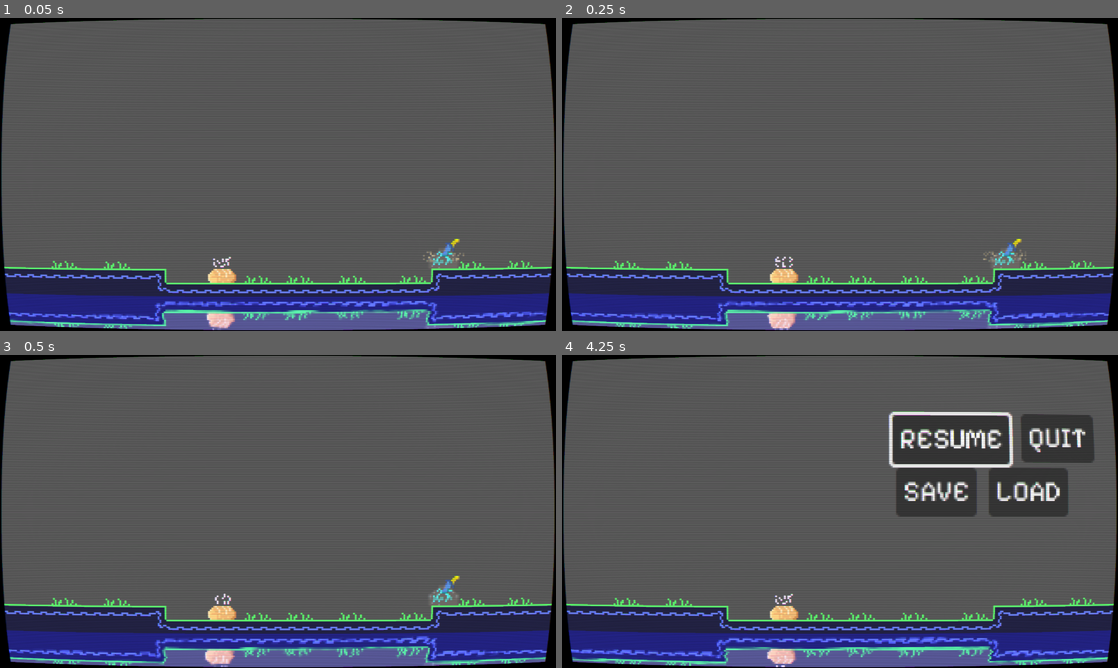
Above: before the commit, frames 1-4 (two rows, left to right).
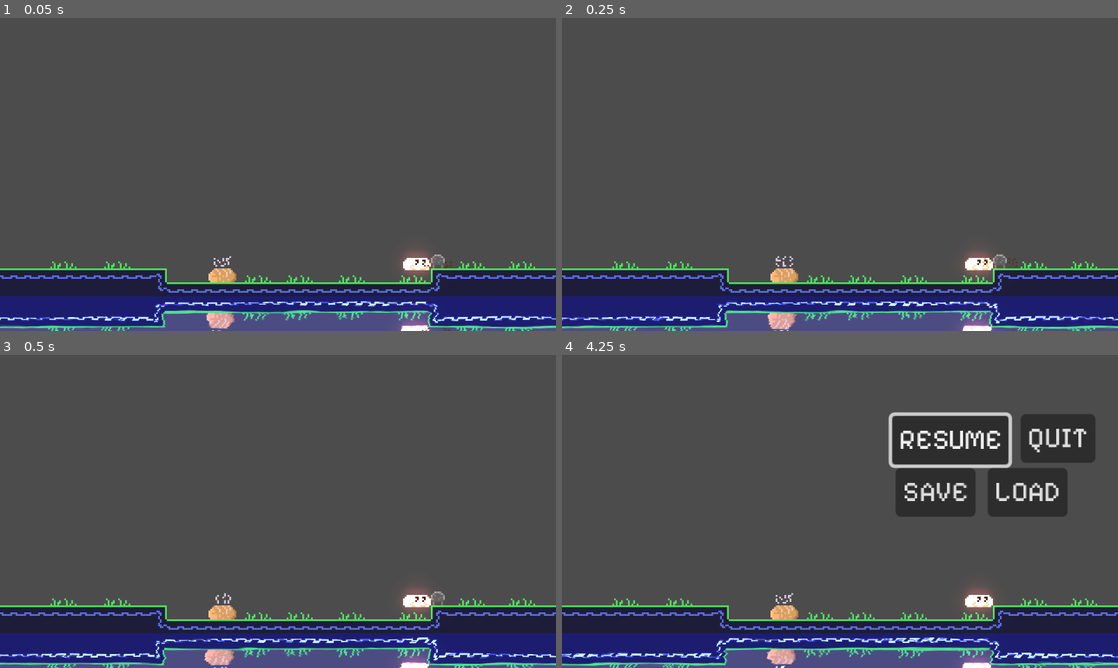
Above: after the commit, the same moments.

Repository: MrDoofer/Breadu
Game: Godot game, scene res://Scenes/game.tscn
The game is run twice, just before and just after one commit, with the same random seed, the same clock (stepped at 60 frames per second) and the same inputs.
Inputs:
- Up to frame 1 (0.05 s): no input
- Up to frame 2 (0.25 s): no input
- Up to frame 3 (0.5 s): no input
- Up to frame 4 (4.25 s): hold E (Interact) 0.53-1.28 s; hold Right (Right) 0.53-2.03 s; tap Space (Jump) at 0.77, 1.52, 3.02, 3.77 s; tap E (Interact) at 1.35, 2.85 s; hold Left (Left) 2.03-2.78 s; hold E (Interact) 2.03-2.78 s; hold Right (Right) from 2.78 s (still down); hold E (Interact) from 3.53 s (still down); tap Escape (Pause) at 4.15 s

The runs differ from the first frame. In frame 1, 18% of the frame differs, in the area x 0-100%, y 0-100%; in frame 2, 18%; in frame 3, 18%; in frame 4, 20%.

Commit message:
rimlighting wooo

Diff:
--- a/Scenes/E.tscn
+++ b/Scenes/E.tscn
@@ -1,8 +1,10 @@
-[gd_scene load_steps=2 format=3 uid="uid://bepnsbr1fiib3"]
+[gd_scene load_steps=3 format=3 uid="uid://bepnsbr1fiib3"]
 
 [ext_resource type="Texture2D" uid="uid://cea6igsbi3f24" path="res://sprites/e.png" id="1_m6xi2"]
+[ext_resource type="Script" uid="uid://ra6wchhkq6xk" path="res://Scenes/e.gd" id="1_wxpof"]
 
 [node name="Node2D" type="Node2D"]
+script = ExtResource("1_wxpof")
 
 [node name="E" type="Sprite2D" parent="."]
 position = Vector2(8, 8)
--- a/Scenes/burbur.tscn
+++ b/Scenes/burbur.tscn
@@ -1,83 +1,61 @@
-[gd_scene load_steps=10 format=3 uid="uid://d32gkh7jhof5a"]
+[gd_scene load_steps=8 format=3 uid="uid://d32gkh7jhof5a"]
 
 [ext_resource type="Script" uid="uid://cowwamh8lf0jc" path="res://Scripts/burbur.gd" id="1_m5udg"]
-[ext_resource type="Texture2D" uid="uid://cat00n03vwlad" path="res://sprites/BurBur + extras.png" id="2_eyix0"]
+[ext_resource type="Texture2D" uid="uid://doeddnvmhmt3l" path="res://sprites/Rock.png" id="2_7n0wo"]
 
-[sub_resource type="AtlasTexture" id="AtlasTexture_uhrs3"]
-atlas = ExtResource("2_eyix0")
-region = Rect2(0, 0, 16, 16)
+[sub_resource type="AtlasTexture" id="AtlasTexture_ds8ke"]
+atlas = ExtResource("2_7n0wo")
+region = Rect2(8, 0, 8, 8)
 
-[sub_resource type="AtlasTexture" id="AtlasTexture_10ye2"]
-atlas = ExtResource("2_eyix0")
-region = Rect2(16, 0, 16, 16)
+[sub_resource type="AtlasTexture" id="AtlasTexture_iok6u"]
+atlas = ExtResource("2_7n0wo")
+region = Rect2(16, 0, 8, 8)
 
-[sub_resource type="AtlasTexture" id="AtlasTexture_2ley3"]
-atlas = ExtResource("2_eyix0")
-region = Rect2(32, 0, 16, 16)
+[sub_resource type="AtlasTexture" id="AtlasTexture_7n0wo"]
+atlas = ExtResource("2_7n0wo")
+region = Rect2(0, 0, 8, 8)
 
-[sub_resource type="SpriteFrames" id="SpriteFrames_n1de0"]
+[sub_resource type="SpriteFrames" id="SpriteFrames_7n0wo"]
 animations = [{
 "frames": [{
 "duration": 1.0,
-"texture": SubResource("AtlasTexture_uhrs3")
+"texture": SubResource("AtlasTexture_ds8ke")
+}, {
+"duration": 1.0,
+"texture": SubResource("AtlasTexture_iok6u")
 }],
 "loop": true,
-"name": &"Idle",
+"name": &"Walking",
 "speed": 5.0
 }, {
 "frames": [{
 "duration": 1.0,
-"texture": SubResource("AtlasTexture_10ye2")
-}, {
-"duration": 1.0,
-"texture": SubResource("AtlasTexture_2ley3")
-}],
-"loop": true,
-"name": &"Walking",
-"speed": 5.0
-}]
-
-[sub_resource type="RectangleShape2D" id="RectangleShape2D_38r7d"]
-size = Vector2(18.3334, 27.439)
-
-[sub_resource type="AtlasTexture" id="AtlasTexture_nji4b"]
-atlas = ExtResource("2_eyix0")
-region = Rect2(48, 0, 16, 16)
-
-[sub_resource type="SpriteFrames" id="SpriteFrames_ye18n"]
-animations = [{
-"frames": [{
-"duration": 1.0,
-"texture": SubResource("AtlasTexture_nji4b")
+"texture": SubResource("AtlasTexture_7n0wo")
 }],
 "loop": true,
 "name": &"default",
 "speed": 5.0
 }]
 
+[sub_resource type="RectangleShape2D" id="RectangleShape2D_ds8ke"]
+size = Vector2(4.32682, 3.69792)
+
 [node name="Burbur" type="CharacterBody2D" groups=["player"]]
 scale = Vector2(2, 2)
 collision_layer = 7
 script = ExtResource("1_m5udg")
 
-[node name="AnimatedSprite2D" type="AnimatedSprite2D" parent="."]
-texture_filter = 1
-position = Vector2(2.38419e-07, -0.5)
-scale = Vector2(0.525, 0.5625)
-sprite_frames = SubResource("SpriteFrames_n1de0")
-animation = &"Idle"
-autoplay = "Idle"
+[node name="AnimationPlayer" type="AnimatedSprite2D" parent="."]
+position = Vector2(0, -2.5)
+scale = Vector2(0.5, 0.5)
+sprite_frames = SubResource("SpriteFrames_7n0wo")
+autoplay = "default"
+frame_progress = 0.11059
 
 [node name="CollisionShape2D" type="CollisionShape2D" parent="."]
-position = Vector2(1.19209e-07, -0.5)
-scale = Vector2(0.3, 0.328)
-shape = SubResource("RectangleShape2D_38r7d")
+visible = false
+position = Vector2(0, -2)
+shape = SubResource("RectangleShape2D_ds8ke")
+one_way_collision_margin = 0.0
 
 [node name="Marker2D" type="Marker2D" parent="."]
-position = Vector2(0, -0.641026)
-
-[node name="eyes" type="AnimatedSprite2D" parent="."]
-position = Vector2(9.53674e-07, -2.38419e-07)
-scale = Vector2(0.525, 0.5625)
-sprite_frames = SubResource("SpriteFrames_ye18n")
-autoplay = "default"
--- a/Scenes/dust.tscn
+++ b/Scenes/dust.tscn
@@ -1,31 +1,31 @@
 [gd_scene load_steps=10 format=3 uid="uid://b0ws0gjyo7pfc"]
 
-[ext_resource type="Texture2D" uid="uid://cat00n03vwlad" path="res://sprites/BurBur + extras.png" id="1_ppyd0"]
+[ext_resource type="Texture2D" uid="uid://doeddnvmhmt3l" path="res://sprites/Rock.png" id="1_ts161"]
 [ext_resource type="Script" uid="uid://cp6uxc5blfo7h" path="res://Scripts/Dust.gd" id="2_t20bb"]
 
-[sub_resource type="AtlasTexture" id="AtlasTexture_g8cxj"]
-atlas = ExtResource("1_ppyd0")
-region = Rect2(0, 16, 48, 16)
+[sub_resource type="AtlasTexture" id="AtlasTexture_jme2a"]
+atlas = ExtResource("1_ts161")
+region = Rect2(0, 8, 24, 8)
 
-[sub_resource type="AtlasTexture" id="AtlasTexture_hg1ge"]
-atlas = ExtResource("1_ppyd0")
-region = Rect2(0, 32, 48, 16)
+[sub_resource type="AtlasTexture" id="AtlasTexture_sy3h8"]
+atlas = ExtResource("1_ts161")
+region = Rect2(0, 16, 24, 8)
 
-[sub_resource type="AtlasTexture" id="AtlasTexture_1wcu6"]
-atlas = ExtResource("1_ppyd0")
-region = Rect2(0, 48, 48, 16)
+[sub_resource type="AtlasTexture" id="AtlasTexture_xv1wt"]
+atlas = ExtResource("1_ts161")
+region = Rect2(0, 24, 24, 8)
 
 [sub_resource type="SpriteFrames" id="SpriteFrames_6c2so"]
 animations = [{
 "frames": [{
 "duration": 1.0,
-"texture": SubResource("AtlasTexture_g8cxj")
+"texture": SubResource("AtlasTexture_jme2a")
 }, {
 "duration": 1.0,
-"texture": SubResource("AtlasTexture_hg1ge")
+"texture": SubResource("AtlasTexture_sy3h8")
 }, {
 "duration": 1.0,
-"texture": SubResource("AtlasTexture_1wcu6")
+"texture": SubResource("AtlasTexture_xv1wt")
 }],
 "loop": false,
 "name": &"default",
@@ -70,16 +70,16 @@
 
 [node name="AnimatedSprite2D" type="AnimatedSprite2D"]
 modulate = Color(1, 1, 1, 0)
-scale = Vector2(0.604167, 0.5625)
 sprite_frames = SubResource("SpriteFrames_6c2so")
 autoplay = "default"
 frame = 2
 frame_progress = 1.0
+offset = Vector2(0, -4)
 script = ExtResource("2_t20bb")
 
 [node name="AnimationPlayer" type="AnimationPlayer" parent="."]
 libraries = {
-"": SubResource("AnimationLibrary_ywral")
+&"": SubResource("AnimationLibrary_ywral")
 }
 autoplay = "Start"
 
--- a/Scenes/game.tscn
+++ b/Scenes/game.tscn
@@ -9,6 +9,8 @@
 [ext_resource type="Shader" uid="uid://dds2hq8phrbw8" path="res://Shaders/Water.gdshader" id="6_olox2"]
 [ext_resource type="PackedScene" uid="uid://b7eq6rqvb2ddb" path="res://Scenes/pause_menu.tscn" id="7_4ca43"]
 [ext_resource type="PackedScene" uid="uid://dixfxgd3g4sro" path="res://Scenes/Loaf.tscn" id="9_2vfwe"]
+[ext_resource type="Shader" uid="uid://bo7sem5soor4h" path="res://Shaders/rimlight.gdshader" id="10_ldgsr"]
+[ext_resource type="Texture2D" uid="uid://d2uqjy6cq1wna" path="res://sprites/logo.png" id="11_o5yvi"]
 
 [sub_resource type="Shader" id="Shader_1c764"]
 code = "shader_type canvas_item;
@@ -178,6 +180,12 @@
 shader_parameter/scan_line_strength = -8.47
 shader_parameter/pixel_strength = -4.0
 
+[sub_resource type="ShaderMaterial" id="ShaderMaterial_o5yvi"]
+shader = ExtResource("10_ldgsr")
+shader_parameter/hpass = 1.0
+shader_parameter/vpass = 1.0
+shader_parameter/radius = 65
+
 [node name="Game" type="Node2D"]
 script = ExtResource("1_o0h88")
 
@@ -237,18 +245,18 @@
 position = Vector2(128, 144)
 
 [node name="Burbur" parent="." instance=ExtResource("1_txd6a")]
-position = Vector2(255, 136)
-
-[node name="Pause Menu" parent="." instance=ExtResource("7_4ca43")]
+z_index = 1
+position = Vector2(252, 144)
+
+[node name="Sprite2D" type="Sprite2D" parent="."]
+modulate = Color(6.391, 1, 1, 1)
+position = Vector2(240, 137)
+texture = ExtResource("11_o5yvi")
+
+[node name="CanvasLayer" type="CanvasLayer" parent="."]
+
+[node name="ColorRect" type="ColorRect" parent="CanvasLayer"]
 visible = false
-offset_left = 168.0
-offset_top = 34.0
-offset_right = 168.0
-offset_bottom = 34.0
-
-[node name="CanvasLayer" type="CanvasLayer" parent="."]
-
-[node name="ColorRect" type="ColorRect" parent="CanvasLayer"]
 material = SubResource("ShaderMaterial_0ev06")
 use_parent_material = true
 anchors_preset = 15
@@ -258,3 +266,29 @@
 grow_vertical = 2
 mouse_filter = 2
 metadata/_edit_use_anchors_ = true
+
+[node name="Control" type="Control" parent="CanvasLayer"]
+layout_mode = 3
+anchors_preset = 15
+anchor_right = 1.0
+anchor_bottom = 1.0
+grow_horizontal = 2
+grow_vertical = 2
+mouse_filter = 2
+
+[node name="ColorRect" type="ColorRect" parent="CanvasLayer/Control"]
+material = SubResource("ShaderMaterial_o5yvi")
+layout_mode = 1
+anchors_preset = 15
+anchor_right = 1.0
+anchor_bottom = 1.0
+grow_horizontal = 2
+grow_vertical = 2
+mouse_filter = 2
+
+[node name="Pause Menu" parent="." instance=ExtResource("7_4ca43")]
+visible = false
+offset_left = 168.0
+offset_top = 34.0
+offset_right = 168.0
+offset_bottom = 34.0
--- a/Scripts/burbur.gd
+++ b/Scripts/burbur.gd
@@ -1,15 +1,15 @@
 extends CharacterBody2D
-
 
 const SPEED = 100.0
 const JUMP_VELOCITY = -400.0
 var is_in_air : bool
 # Get the gravity from the project settings to be synced with RigidBody nodes.
-@onready var eyes: AnimatedSprite2D = $eyes
 var gravity = ProjectSettings.get_setting("physics/2d/default_gravity")
 @onready var pause_menu = $"../Camera2D/Pause Menu"
 @onready var DUST = preload("res://Scenes/dust.tscn")
-@onready var animated_sprite = $AnimatedSprite2D
+@onready var animation_player: AnimatedSprite2D = $AnimationPlayer
+
+
 var isGrounded = true
 func _physics_process(delta):
 	# Add the gravity.
@@ -32,18 +32,16 @@
 
 	# Flip the Sprite
 	if direction > 0:
-		eyes.flip_h = false
+		animation_player.flip_h = false
 	elif direction < 0:
-		eyes.flip_h = true
+		animation_player.flip_h = true
 
 	# Play animations
 	if is_on_floor():
 		if direction == 0:
-			animated_sprite.play("Idle")
+			animation_player.play("default")
 		else:
-			animated_sprite.play("Walking")
-#else:
-		#animated_sprite.play("jump")
+			animation_player.play("Walking")
 # Apply movement
 	if direction:
 		velocity.x = direction * SPEED
--- /dev/null
+++ b/Shaders/rimlight.gdshader
@@ -0,0 +1,58 @@
+shader_type canvas_item;
+
+uniform sampler2D screen_texture : hint_screen_texture, filter_linear_mipmap_anisotropic, repeat_disable;
+uniform float hpass : hint_range(0.0, 1.0, 0.1) = 1.0;
+uniform float vpass : hint_range(0.0, 1.0, 0.1) = 1.0;
+uniform int radius : hint_range(0, 65, 1) = 65;
+render_mode blend_add;
+
+vec4 textureThresholded(sampler2D _texture, vec2 _uv, float _bias) {
+	vec4 pixel = textureLod(_texture, _uv, _bias);
+
+	if ( pixel.r <= 1. && pixel.g <= 1. && pixel.b <= 1. ) {
+		pixel.rgb = vec3(0.);
+	}
+
+	return pixel;
+}
+
+void fragment() {
+	vec4 pixel = textureThresholded(screen_texture, SCREEN_UV, 0.);
+
+	if (radius != 0) {
+
+		vec4 blurred = vec4(0., 0., 0., 1.);
+		float[65] w = {0.0064, 0.0063, 0.0062, 0.0061, 0.006,
+			0.0059, 0.0058, 0.0057, 0.0056, 0.0055, 0.0054, 0.0053, 0.0052, 0.0051, 0.005, 0.0049, 0.0048, 0.0047, 0.0046, 0.0054, 0.0044, 0.0043, 0.0042, 0.0041, 0.004, 0.0039, 0.0038, 0.0037, 0.0036, 0.0043, 0.0034, 0.0033, 0.0032, 0.0031, 0.003, 0.0029, 0.0028, 0.0027, 0.0026, 0.0052, 0.0024, 0.0023, 0.0022, 0.0021, 0.002, 0.0019, 0.0018, 0.0017, 0.0016, 0.0051, 0.0014, 0.0013, 0.0012, 0.0011, 0.001, 0.0009, 0.0008, 0.0007, 0.0006, 0.0005, 0.0004, 0.0003, 0.0002, 0.0001, 0.};
+
+		float px = 1. / float(textureSize(screen_texture, 0).x);
+		float py = 1. / float(textureSize(screen_texture, 0).y);
+
+		for(int i = 0; i < radius; i++) {
+			float k = float(i + 1);
+
+			blurred += textureThresholded(screen_texture, SCREEN_UV + vec2(float(i) * cos(float(i)), 0) * vec2(px, py) * vec2(hpass, vpass), k) * w[i];
+			blurred += textureThresholded(screen_texture, SCREEN_UV + vec2(float(-i) * cos(float(i)), 0) * vec2(px, py) * vec2(hpass, vpass), k) * w[i];
+
+			blurred += textureThresholded(screen_texture, SCREEN_UV + vec2(0, float(i) * sin(float(i))) * vec2(px, py) * vec2(hpass, vpass), k) * w[i];
+			blurred += textureThresholded(screen_texture, SCREEN_UV + vec2(0, float(-i) * sin(float(i))) * vec2(px, py) * vec2(hpass, vpass), k) * w[i];
+
+			blurred += textureThresholded(screen_texture, SCREEN_UV + vec2(float(i) * cos(float(i)), float(i) * sin(float(i))) * vec2(px, py) * vec2(hpass, vpass), k) * w[i];
+			blurred += textureThresholded(screen_texture, SCREEN_UV + vec2(float(-i) * cos(float(i)), float(-i) * sin(float(i))) * vec2(px, py) * vec2(hpass, vpass), k) * w[i];
+
+			blurred += textureThresholded(screen_texture, SCREEN_UV + vec2(float(i) * cos(float(i)), float(-i) * sin(float(i))) * vec2(px, py) * vec2(hpass, vpass), k) * w[i];
+			blurred += textureThresholded(screen_texture, SCREEN_UV + vec2(float(-i) * cos(float(i)), float(i) * sin(float(i))) * vec2(px, py) * vec2(hpass, vpass), k) * w[i];
+
+			blurred += textureThresholded(screen_texture, SCREEN_UV + vec2(float(-i) * cos(float(i)), float(i) * sin(float(i))) * vec2(px, py) * vec2(hpass, vpass), k) * w[i];
+			blurred += textureThresholded(screen_texture, SCREEN_UV + vec2(float(i) * cos(float(i)), float(-i) * sin(float(i))) * vec2(px, py) * vec2(hpass, vpass), k) * w[i];
+		}
+
+		blurred /= float(radius) / 6.;
+		pixel += blurred;
+
+	} else {
+		pixel = vec4(0., 0., 0., 1.);
+	}
+
+	COLOR = pixel;
+}
Not shown: 1 places in Scenes/game.tscn that only renumber resources
Not shown, added: Shaders/rimlight.gdshader.uid
Binary file changed: sprites/BurBur + extras.png
Binary file added: sprites/Rock.png
Not shown, added: sprites/Rock.png.import
